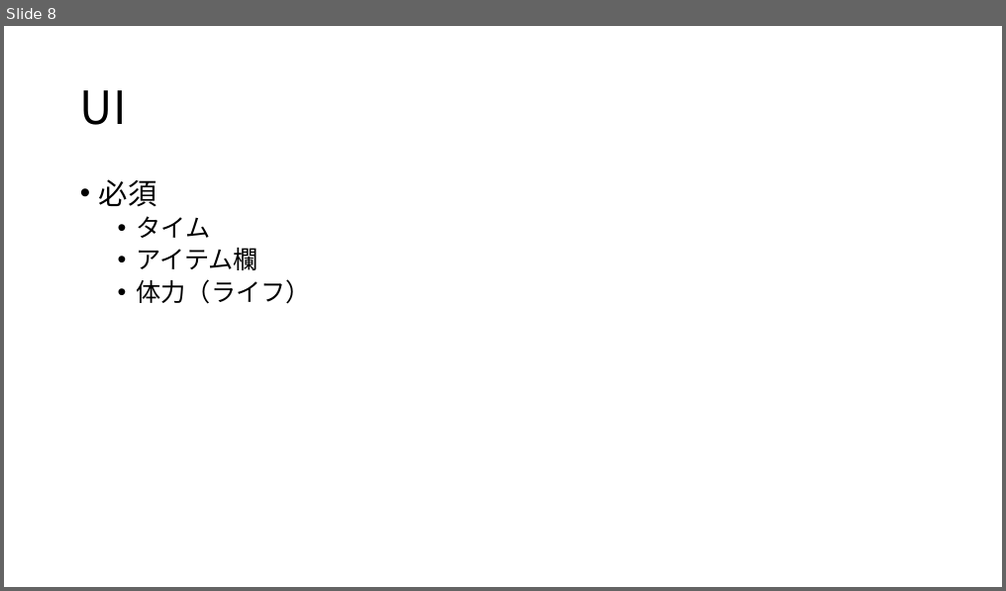
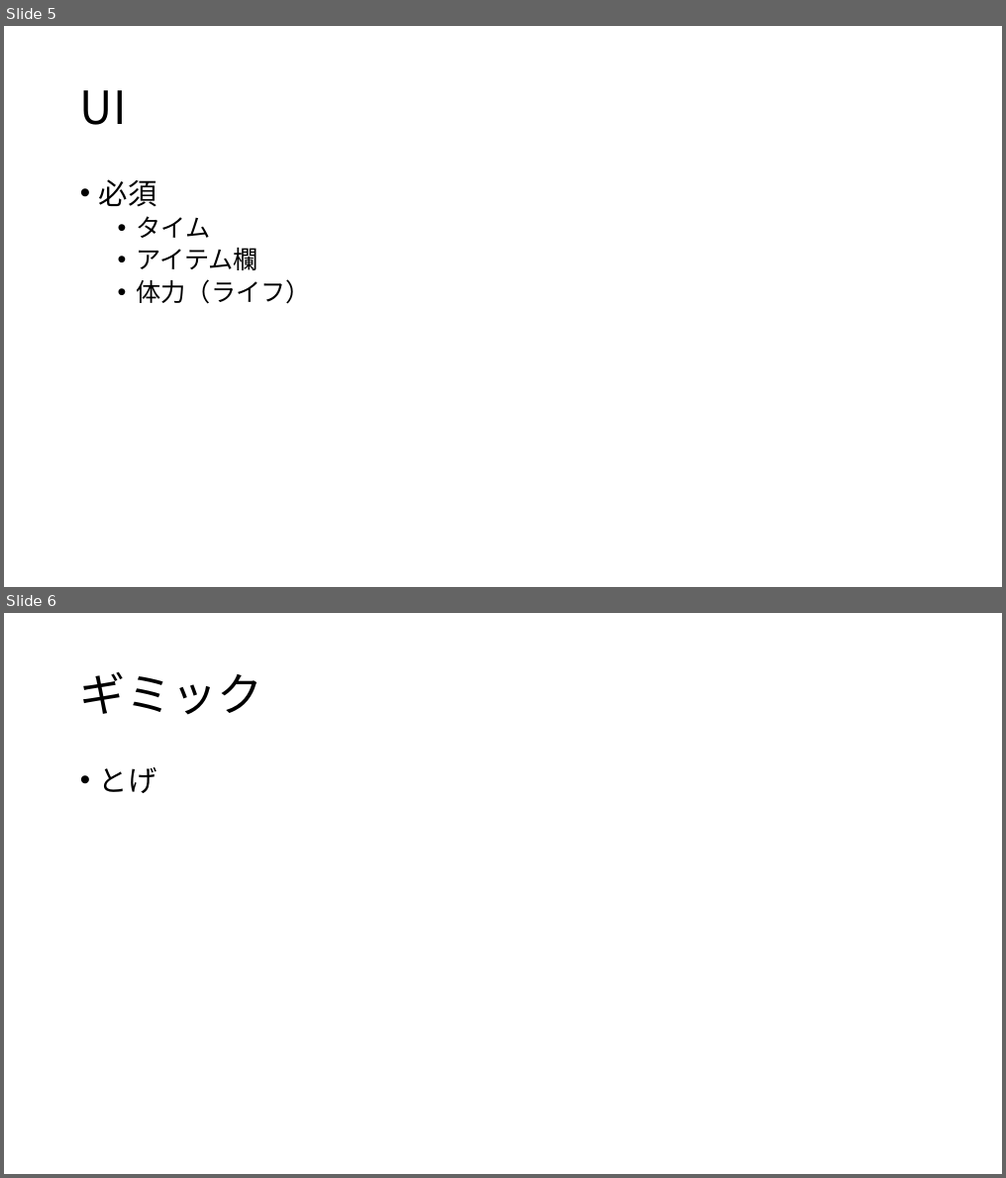
Before and after one commit to anabukiGC/GCLUC2023, a slide deck: 高松ゲーム.pptx. Shown one above the other, each under a label of ours: slide 8 before the commit, slides 5 and 6 after it. The pictures are 1006x591 and 1006x1178 pixels, drawn with LibreOffice and Linux fonts; fonts in the diff are those of the drawing. Boxes give left, top, right and bottom in pixels: in the first picture for what was removed or moved away, otherwise in the second. Text is boxed around its words. In the diff, an @@ line names an element or a change of style, - is before the commit and + after.

```diff
--- a/高松ゲーム.pptx
+++ b/高松ゲーム.pptx
@@ slide 6 added at [4,613,1002,1174], background #FFFFFF @@
@@ title added at [80,671,263,715], 44 pt, text #000000 @@
+ギミック
@@ text added at [99,767,157,793], 28 pt, text #000000 @@
+• とげ
@@ what was slide 8 is now slide 5 @@
```
Also in this commit, not shown: 1 slide changed, 1 other slide added, 4 slides removed.
